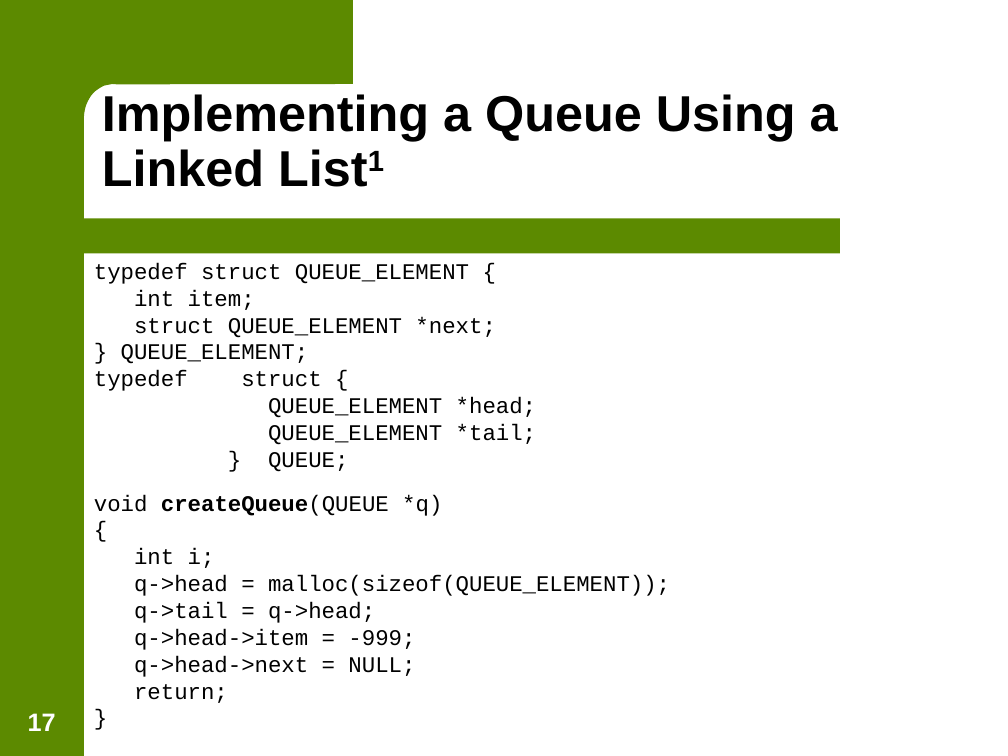
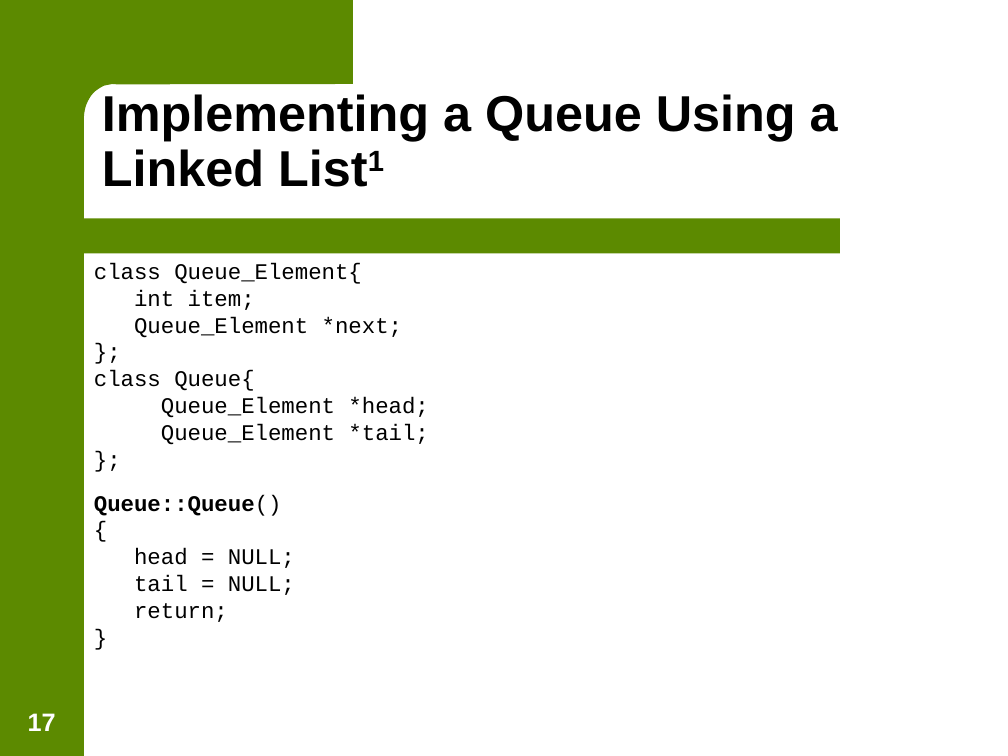
Before and after one commit to jasongraalum/NB_2018, a slide deck: slide 17 of Summer/Material/Lecture_Slides/Lecture 10 - Stacks and Queues.ppt. Drawn at 1008x756 pixels with LibreOffice and Linux fonts; fonts in the diff are those of the drawing; background and template pictures are left out. Boxes give left, top, right and bottom in pixels: in the first picture for what was removed or moved away, otherwise in the second. Text is boxed around its words. In the diff, an @@ line names an element or a change of style, - is before the commit and + after.

Commit message:
Updated Stack and Queue slides to C++ syntax

```diff
--- a/Summer/Material/Lecture_Slides/Lecture 10 - Stacks and Queues.ppt
+++ b/Summer/Material/Lecture_Slides/Lecture 10 - Stacks and Queues.ppt
@@ text at bbox=[94, 263, 362, 284]: text changed @@
-typedef struct QUEUE_ELEMENT {
+class Queue_Element{
@@ text at bbox=[94, 316, 428, 516]: text changed @@
-struct QUEUE_ELEMENT *next;
-} QUEUE_ELEMENT;
-typedef struct {
-QUEUE_ELEMENT *head;
-QUEUE_ELEMENT *tail;
-} QUEUE;
-void createQueue(QUEUE *q)
+Queue_Element *next;
+};
+class Queue{
+Queue_Element *head;
+Queue_Element *tail;
+};
+Queue::Queue()
@@ text at bbox=[134, 548, 295, 595]: text changed @@
-int i;
-q->head = malloc(sizeof(QUEUE_ELEMENT));
-q->tail = q->head;
-q->head->item = -999;
-q->head->next = NULL;
+head = NULL;
+tail = NULL;
```
Also in this commit, not shown: 9 other slides changed, 9 other files.
